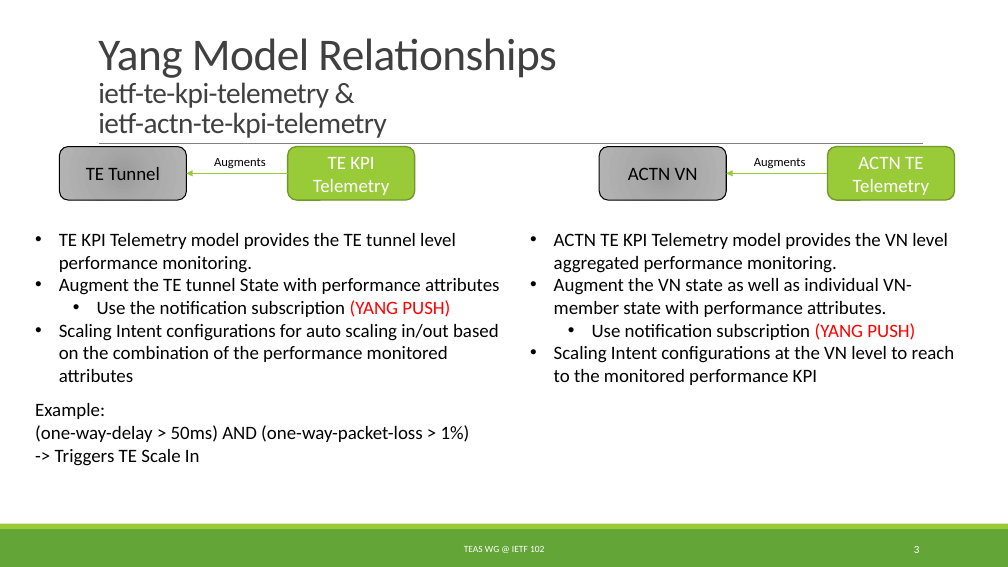
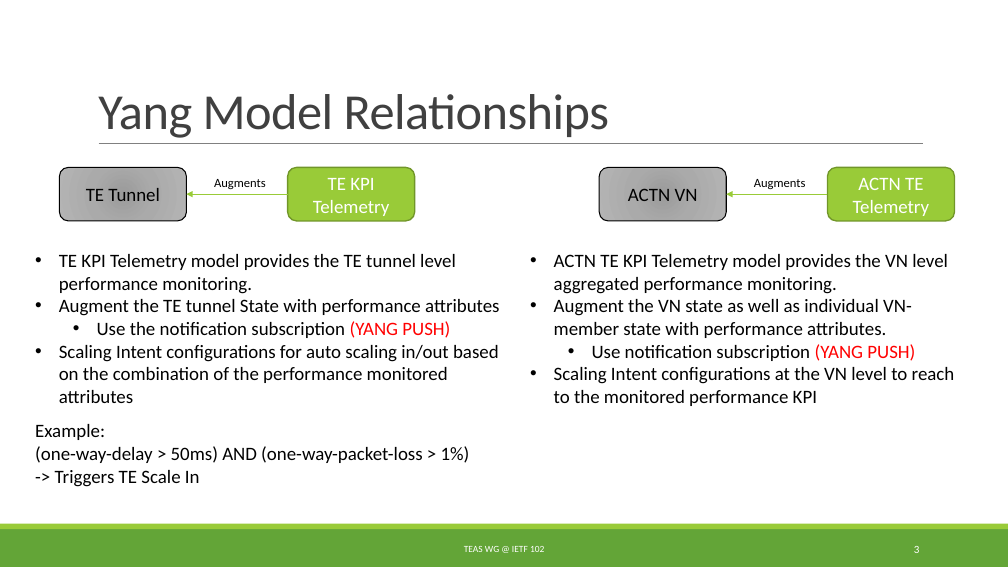
Before and after one commit to dhruvdhody-huawei/102, a slide deck: slide 3 of TEAS_draft-lee-teas-actn-pm-telemetry-autonomics-07_IETF 102-V2.pptx. Drawn at 1008x567 pixels with LibreOffice and Linux fonts; fonts in the diff are those of the drawing. Boxes give left, top, right and bottom in pixels: in the first picture for what was removed or moved away, otherwise in the second. Text is boxed around its words. In the diff, an @@ line names an element or a change of style, - is before the commit and + after.

```diff
--- a/TEAS_draft-lee-teas-actn-pm-telemetry-autonomics-07_IETF 102-V2.pptx
+++ b/TEAS_draft-lee-teas-actn-pm-telemetry-autonomics-07_IETF 102-V2.pptx
@@ title at (x1=98, y1=94, x2=610, y2=138): text changed; size 27.9 to 48 pt @@
-Yang Model Relationships
-ietf-te-kpi-telemetry &
-ietf-actn-te-kpi-telemetry
+Yang Model Relationships
@@ 5 texts, 4 rounded rectangles, 2 arrows moved together from (x1=35, y1=147, x2=955, y2=466) to (x1=35, y1=167, x2=955, y2=487) @@
```
Also in this commit, not shown: 4 other slides changed, 1 slide added, 2 other files.
